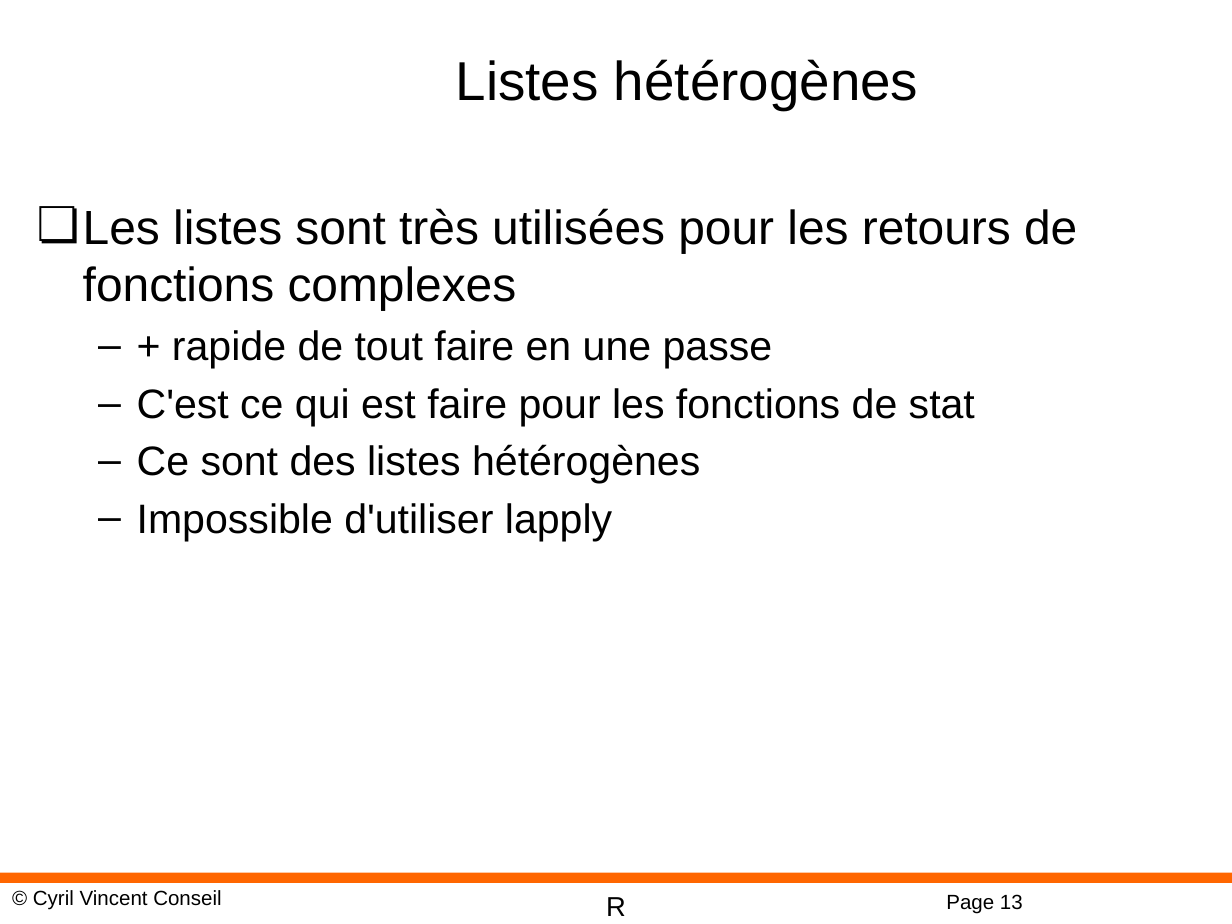
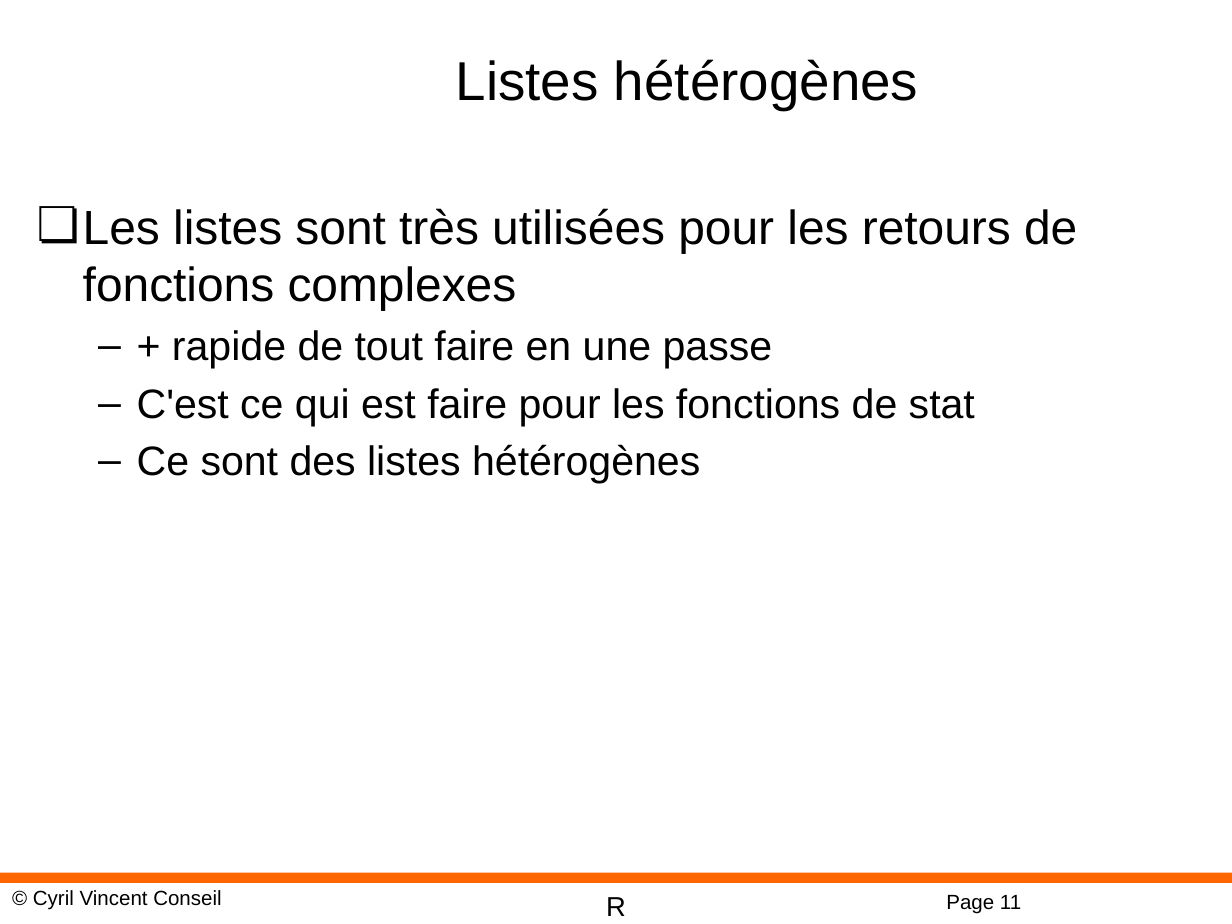
Before and after one commit to cyrilvincent/R, a slide deck: slide 11 of ppt/R-10-Dataframe.pptx (slide 13 before the commit). Drawn at 1232x924 pixels with LibreOffice and Linux fonts; fonts in the diff are those of the drawing; background and template pictures are left out. Boxes give left, top, right and bottom in pixels: in the first picture for what was removed or moved away, otherwise in the second. Text is boxed around its words. In the diff, an @@ line names an element or a change of style, - is before the commit and + after.

```diff
--- a/ppt/R-10-Dataframe.pptx
+++ b/ppt/R-10-Dataframe.pptx
@@ text at bbox=[137, 503, 612, 541]: paragraph removed @@
-  – Impossible d'utiliser lapply
@@ page number at bbox=[946, 895, 1021, 914]: text changed @@
-Page 13
+Page 11
```
Also in this commit, not shown: 1 other slide changed, 1 slide added, 3 slides removed, 2 other files.
